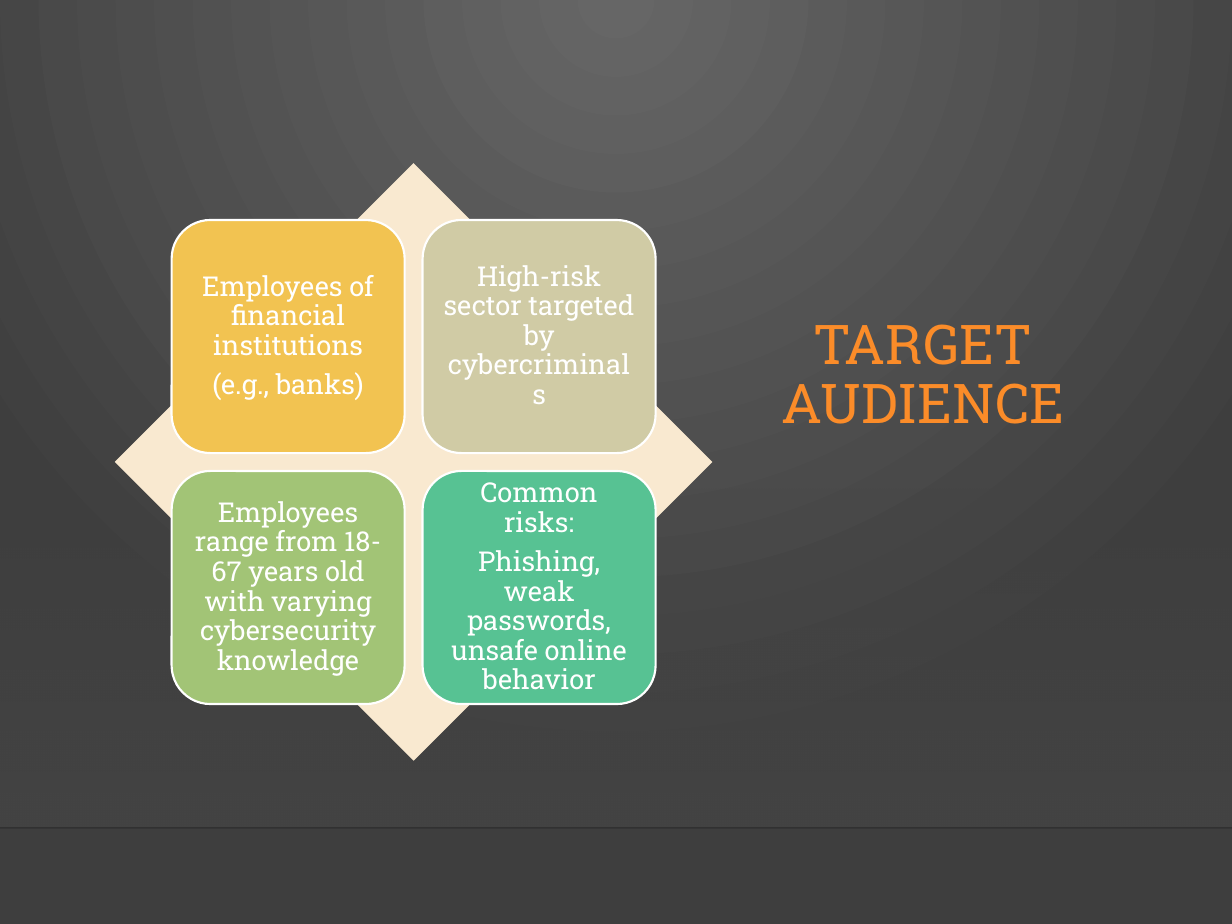
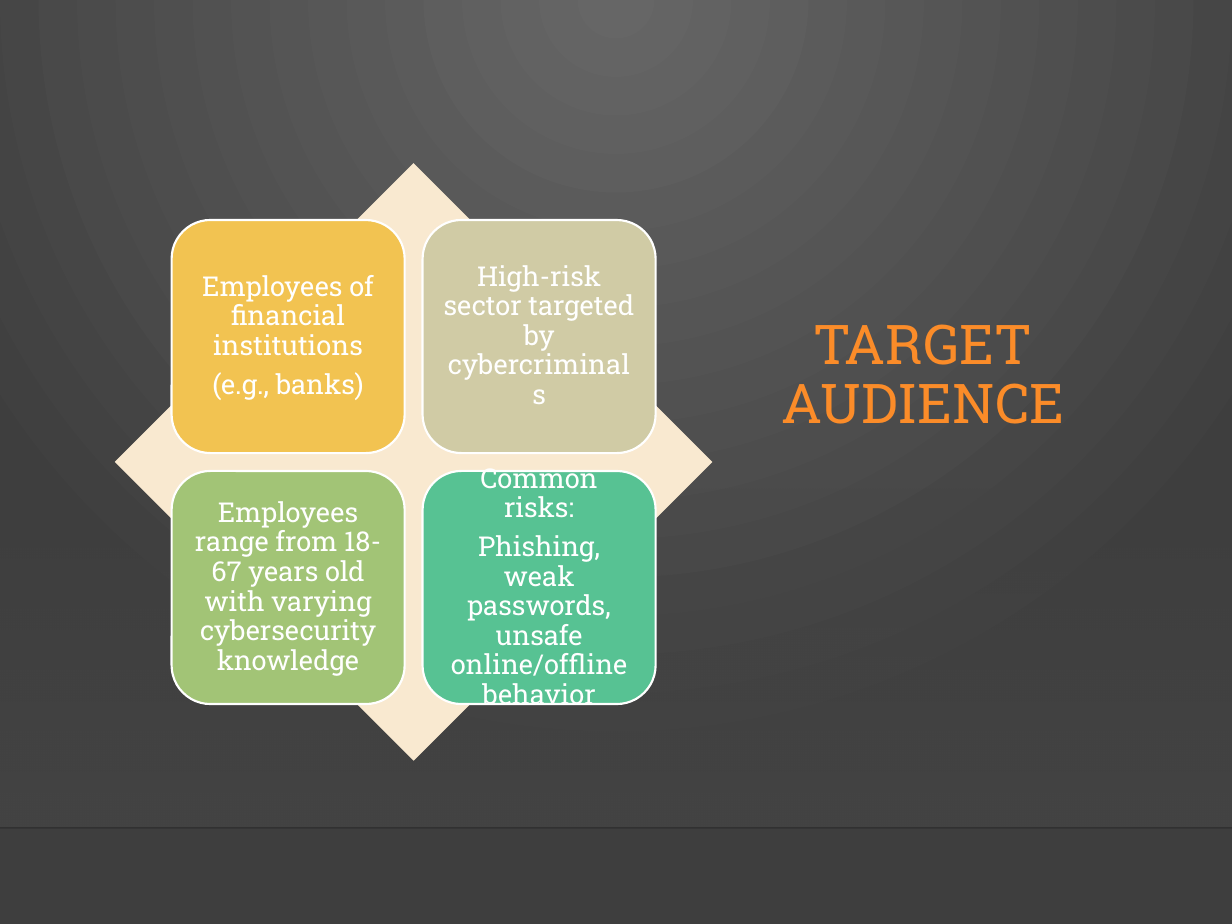
Before and after one commit to rafis-hub/info_sec_goverance, a slide deck: slide 3 of stavroula_enhanced/Σχεδιασμός μιας Ανθρωποκεντρικής Εκστρατείας Ευαισθητοποίησης για την Κυβερνοασφάλεια (Awareness Campaign).pptx. Drawn at 1232x924 pixels with LibreOffice and Linux fonts; fonts in the diff are those of the drawing; background and template pictures are left out. Boxes give left, top, right and bottom in pixels: in the first picture for what was removed or moved away, otherwise in the second. Text is boxed around its words. In the diff, an @@ line names an element or a change of style, - is before the commit and + after.

```diff
--- a/stavroula_enhanced/Σχεδιασμός μιας Ανθρωποκεντρικής Εκστρατείας Ευαισθητοποίησης για την Κυβερνοασφάλεια (Awareness Campaign).pptx
+++ b/stavroula_enhanced/Σχεδιασμός μιας Ανθρωποκεντρικής Εκστρατείας Ευαισθητοποίησης για την Κυβερνοασφάλεια (Awareness Campaign).pptx
@@ text at bbox=[451, 535, 627, 711]: text changed @@
-Phishing, weak passwords, unsafe online behavior
+Phishing, weak passwords, unsafe online/offline behavior
```
Also in this commit, not shown: 2 other files.
